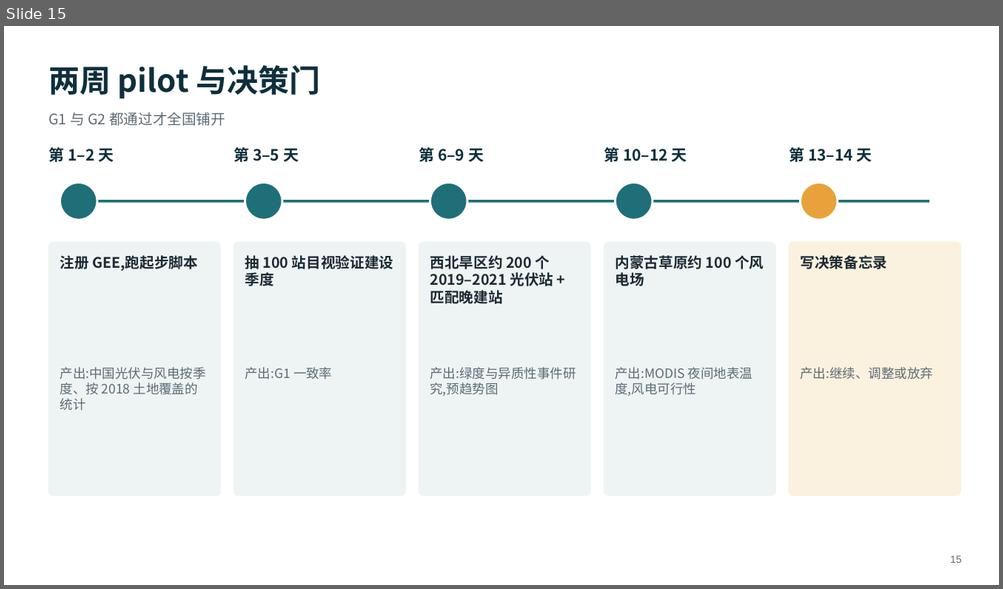
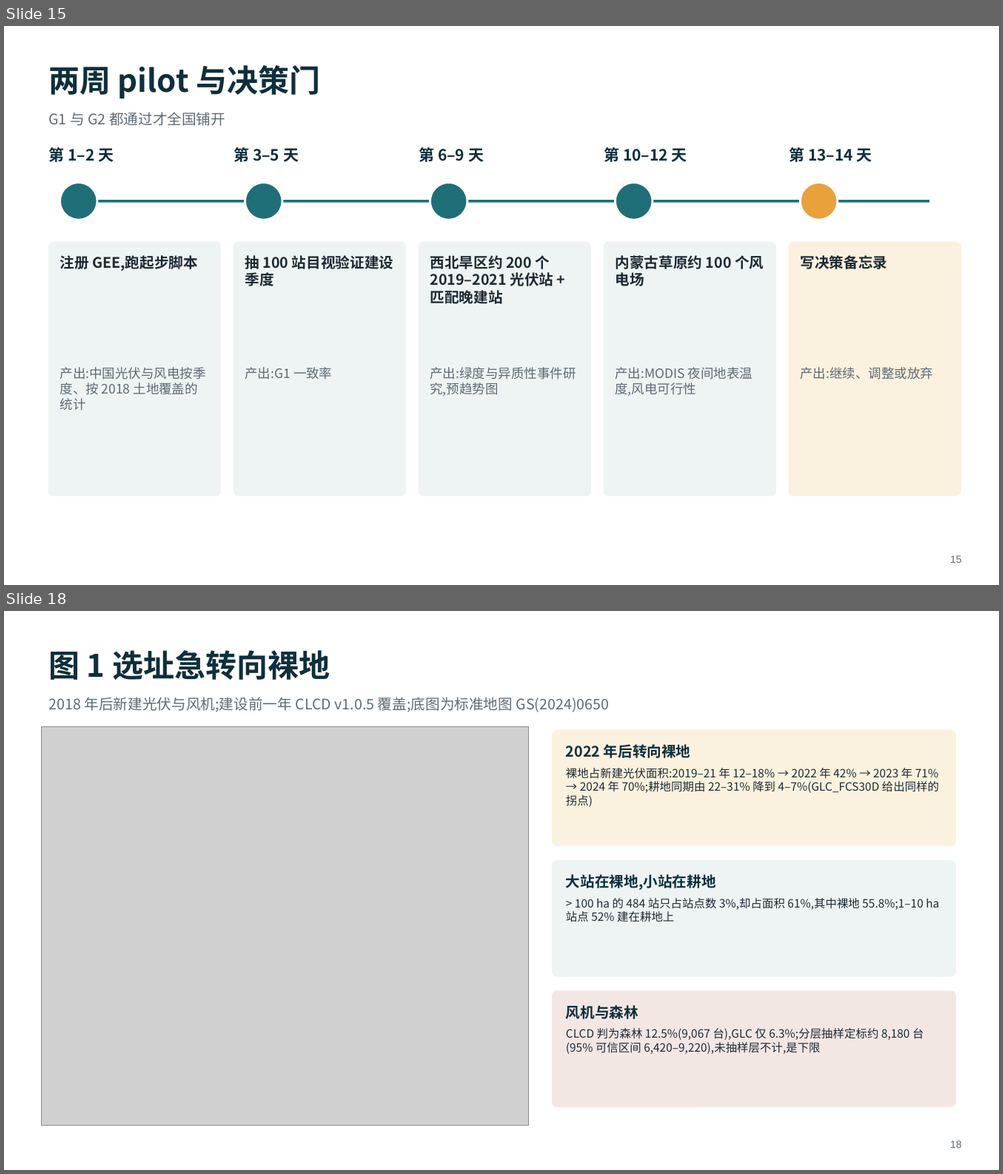
Before and after one commit to dingchenchen6/renewables-biodiversity-rs, a slide deck: RS_Renewables_Biodiversity_Workflow.pptx. Shown one above the other, each under a label of ours: slide 15 before the commit, slides 15 and 18 after it; the slides between them are not shown. The pictures are 1003x589 and 1003x1174 pixels, drawn with LibreOffice and Linux fonts; fonts in the diff are those of the drawing; grey boxes stand for pictures. Boxes give left, top, right and bottom in pixels: in the first picture for what was removed or moved away, otherwise in the second. Text is boxed around its words. In the diff, an @@ line names an element or a change of style, - is before the commit and + after.

Commit message:
docs: v0.4 page and deck with audit table and corrected statistics
Adds the audit section, embeds Figures 1-5, corrects forest-turbine estimate,
pilot inference (Holm, HonestDiD), exposure CIs and null model, bird WCB results,
occupancy subsample sensitivity, and the study-site denominator (7,109).

```diff
--- a/RS_Renewables_Biodiversity_Workflow.pptx
+++ b/RS_Renewables_Biodiversity_Workflow.pptx
@@ slide 18 added at (4,611,999,1170), background #FFFFFF @@
@@ text added at (48,650,330,680), 30 pt, text #0E2F3C, bold @@
+图 1 选址急转向裸地
@@ text added at (48,697,609,712), 14 pt, text #5E6B75 @@
+2018 年后新建光伏与风机;建设前一年 CLCD v1.0.5 覆盖;底图为标准地图 GS(2024)0650
@@ picture added at (41,726,529,1126) @@
@@ rounded rectangle added at (552,730,956,846), fill #FBF1DF, outline #FBF1DF 1 pt @@
@@ text added at (566,744,691,758), 14 pt, text #0E2F3C, bold @@
+2022 年后转向裸地
@@ text added at (566,768,939,807), 11 pt, text #1D2A33 @@
+裸地占新建光伏面积:2019–21 年 12–18% → 2022 年 42% → 2023 年 71% → 2024 年 70%;耕地同期由 22–31% 降到 4–7%(GLC_FCS30D 给出同样的拐点)
@@ rounded rectangle added at (552,861,956,977), fill #EEF4F4, outline #EEF4F4 1 pt @@
@@ text added at (566,874,716,890), 14 pt, text #0E2F3C, bold @@
+大站在裸地,小站在耕地
@@ text added at (566,898,939,923), 11 pt, text #1D2A33 @@
+> 100 ha 的 484 站只占站点数 3%,却占面积 61%,其中裸地 55.8%;1–10 ha 站点 52% 建在耕地上
@@ rounded rectangle added at (552,991,956,1107), fill #F3E7E4, outline #F3E7E4 1 pt @@
@@ text added at (566,1005,638,1019), 14 pt, text #0E2F3C, bold @@
+风机与森林
@@ text added at (566,1028,923,1054), 11 pt, text #1D2A33 @@
+CLCD 判为森林 12.5%(9,067 台),GLC 仅 6.3%;分层抽样定标约 8,180 台(95% 可信区间 6,420–9,220),未抽样层不计,是下限
@@ text added at (950,1141,962,1148), 10 pt, text #5E6B75 @@
+18
```
Also in this commit, not shown: 10 slides changed, 2 other slides added, 1 slide removed, 4 other files.
